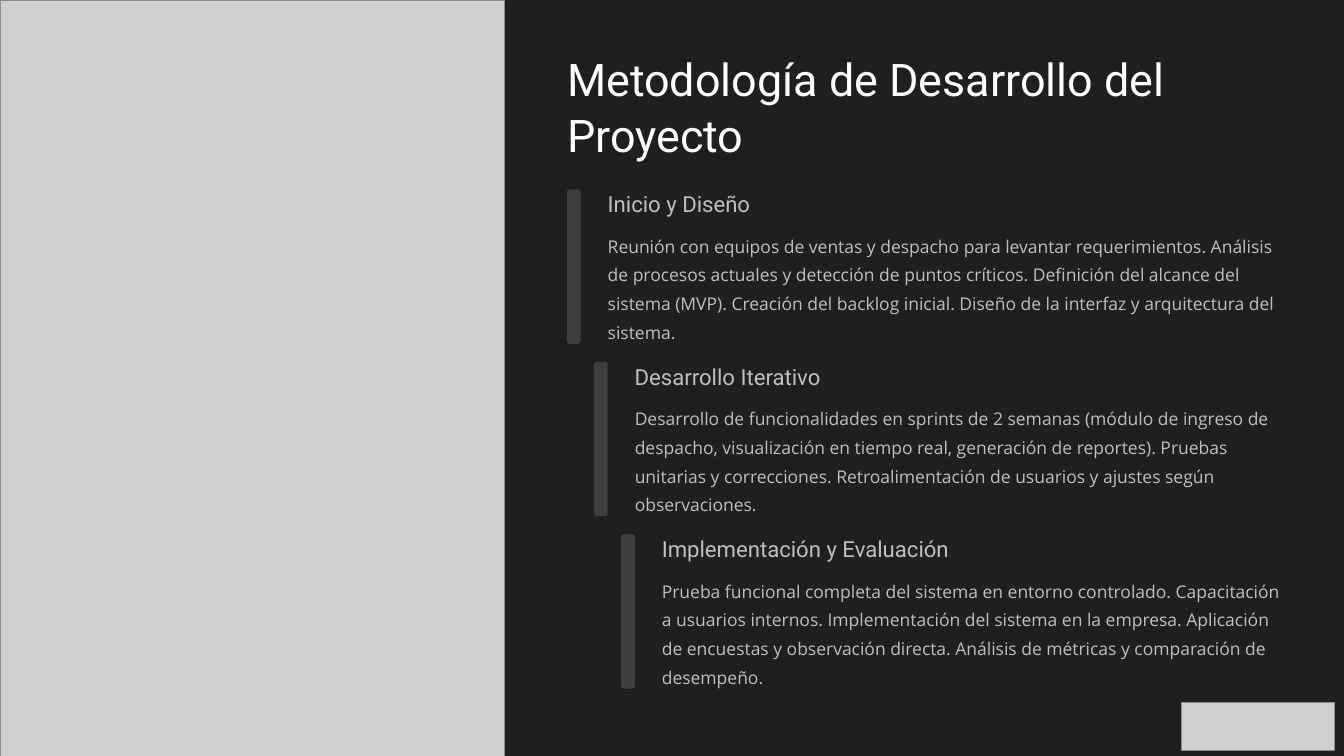
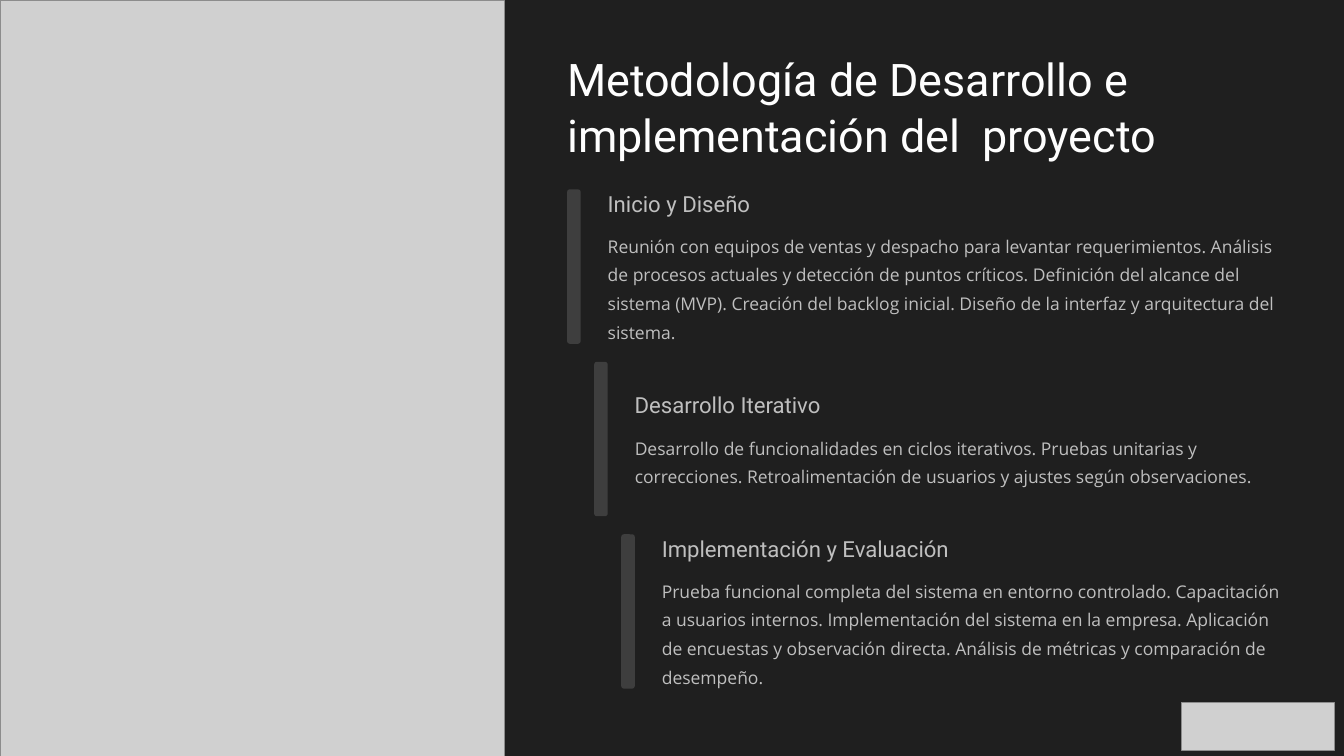
Before and after one commit to MikeBrevis/IACC_Examen_Final, a slide deck: slide 6 of MichelBrevis-Presentación examen final.pptx (slide 8 before the commit). Drawn at 1344x756 pixels with LibreOffice and Linux fonts; fonts in the diff are those of the drawing; grey boxes stand for pictures; background and template pictures are left out. Boxes give left, top, right and bottom in pixels: in the first picture for what was removed or moved away, otherwise in the second. Text is boxed around its words. In the diff, an @@ line names an element or a change of style, - is before the commit and + after.

```diff
--- a/MichelBrevis-Presentación examen final.pptx
+++ b/MichelBrevis-Presentación examen final.pptx
@@ text at (x1=567, y1=62, x2=1156, y2=162): text changed @@
-Metodología de Desarrollo del Proyecto
+Metodología de Desarrollo e implementación del proyecto
@@ text "Desarrollo Iterativo" moved from (x1=635, y1=368, x2=821, y2=385) to (x1=635, y1=396, x2=821, y2=413) @@
@@ text at (x1=635, y1=441, x2=1252, y2=487): text changed @@
-Desarrollo de funcionalidades en sprints de 2 semanas (módulo de ingreso de despacho, visualización en tiempo real, generación de reportes). Pruebas unitarias y correcciones. Retroalimentación de usuarios y ajustes según observaciones.
+Desarrollo de funcionalidades en ciclos iterativos. Pruebas unitarias y correcciones. Retroalimentación de usuarios y ajustes según observaciones.
```
Also in this commit, not shown: 5 other slides changed, 1 slide added, 2 slides removed, 1 other file.
